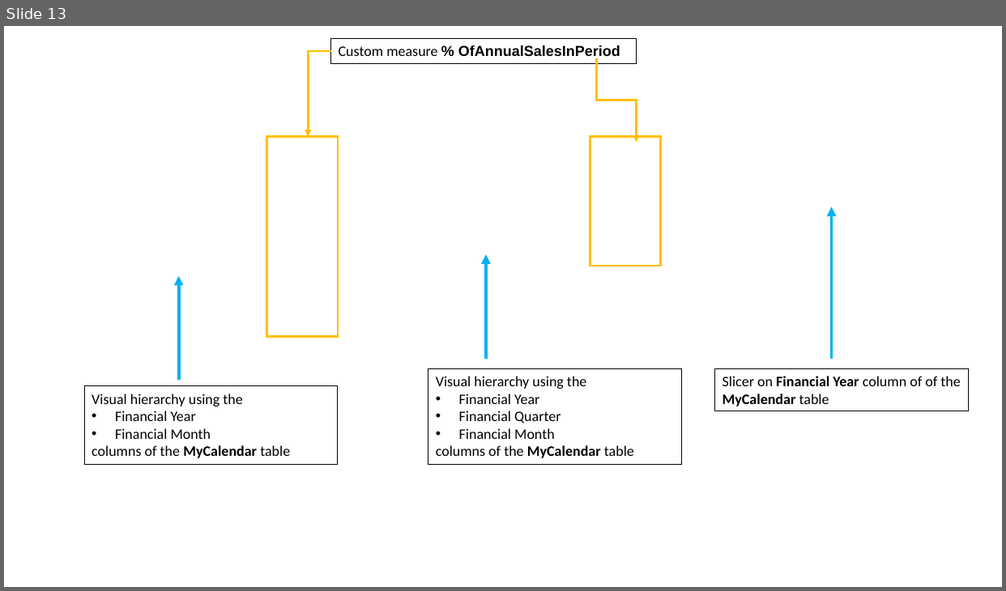
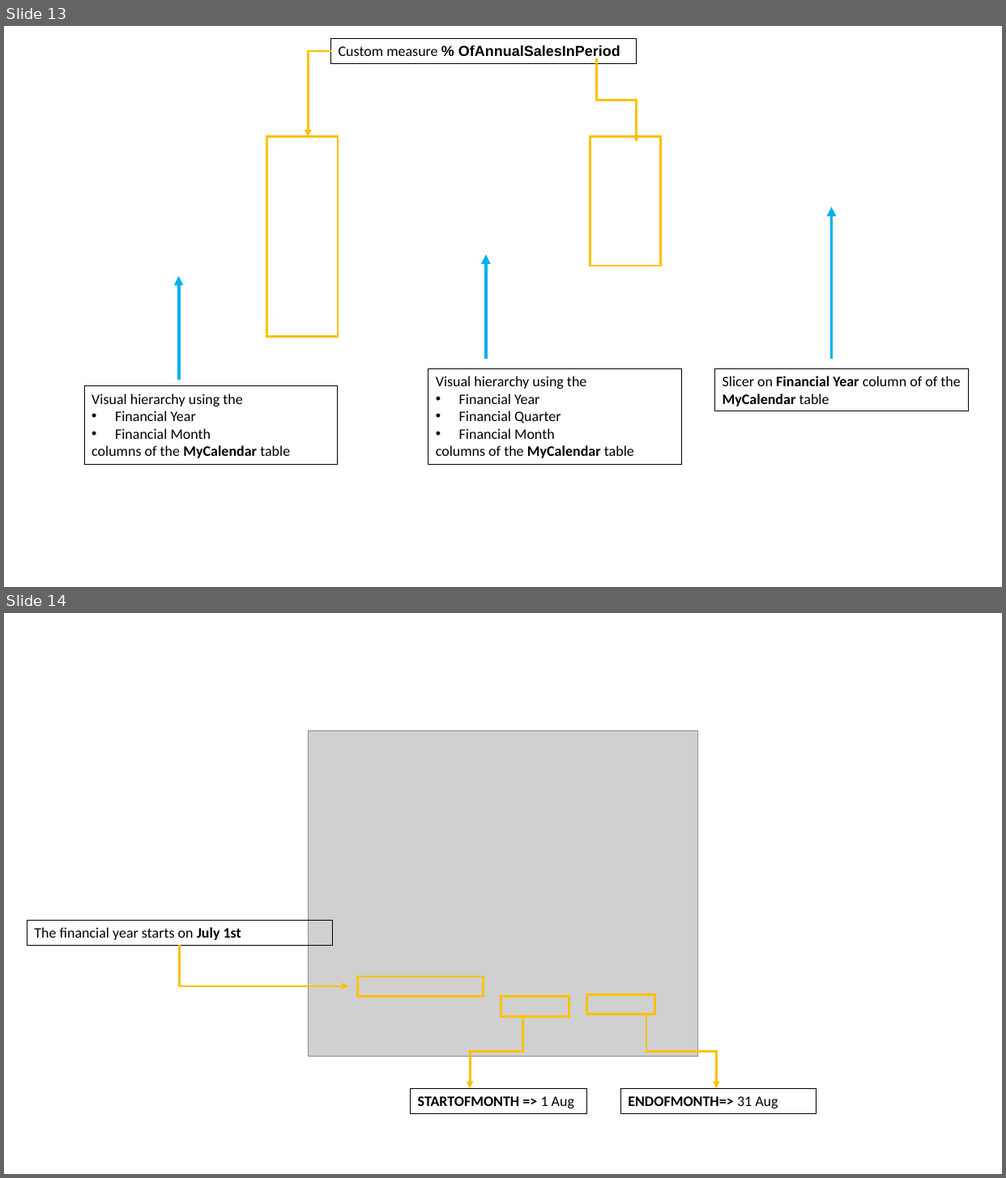
Before and after one commit to sdg002/sdg002.github.io, a slide deck: dax-cheat-sheet-2/Microsoft PowerPoint Presentation.pptx. Shown one above the other, each under a label of ours: slide 13 before the commit, slides 13 and 14 after it. The pictures are 1006x591 and 1006x1178 pixels, drawn with LibreOffice and Linux fonts; fonts in the diff are those of the drawing; grey boxes stand for pictures; background and template pictures are left out. Boxes give left, top, right and bottom in pixels: in the first picture for what was removed or moved away, otherwise in the second. Text is boxed around its words. In the diff, an @@ line names an element or a change of style, - is before the commit and + after.

```diff
--- a/dax-cheat-sheet-2/Microsoft PowerPoint Presentation.pptx
+++ b/dax-cheat-sheet-2/Microsoft PowerPoint Presentation.pptx
@@ slide 14 added at (x1=4, y1=613, x2=1002, y2=1174), background #FFFFFF @@
@@ picture added at (x1=308, y1=730, x2=698, y2=1056) @@
@@ rectangle added at (x1=27, y1=921, x2=333, y2=946), outline #000000 0.75 pt, 14 pt, text #000000 @@
+The financial year starts on July 1st
@@ elbow arrow added from (180, 945) to (348, 986), #FFC000 2.25 pt @@
@@ rectangle added at (x1=357, y1=977, x2=484, y2=996), outline #FFC000 2.25 pt @@
@@ rectangle added at (x1=501, y1=997, x2=569, y2=1016), outline #FFC000 2.25 pt @@
@@ rectangle added at (x1=587, y1=995, x2=655, y2=1014), outline #FFC000 2.25 pt @@
@@ elbow arrow added from (523, 1015) to (470, 1088), #FFC000 2.25 pt @@
@@ elbow arrow added from (646, 1015) to (717, 1088), #FFC000 2.25 pt @@
@@ rectangle added at (x1=411, y1=1088, x2=587, y2=1114), outline #000000 0.75 pt, 14 pt, text #000000, bold @@
+STARTOFMONTH => 1 Aug
@@ rectangle added at (x1=621, y1=1088, x2=816, y2=1114), outline #000000 0.75 pt, 14 pt, text #000000, bold @@
+ENDOFMONTH=> 31 Aug
```
Also in this commit, not shown: 1 other slide added, 5 other files.
